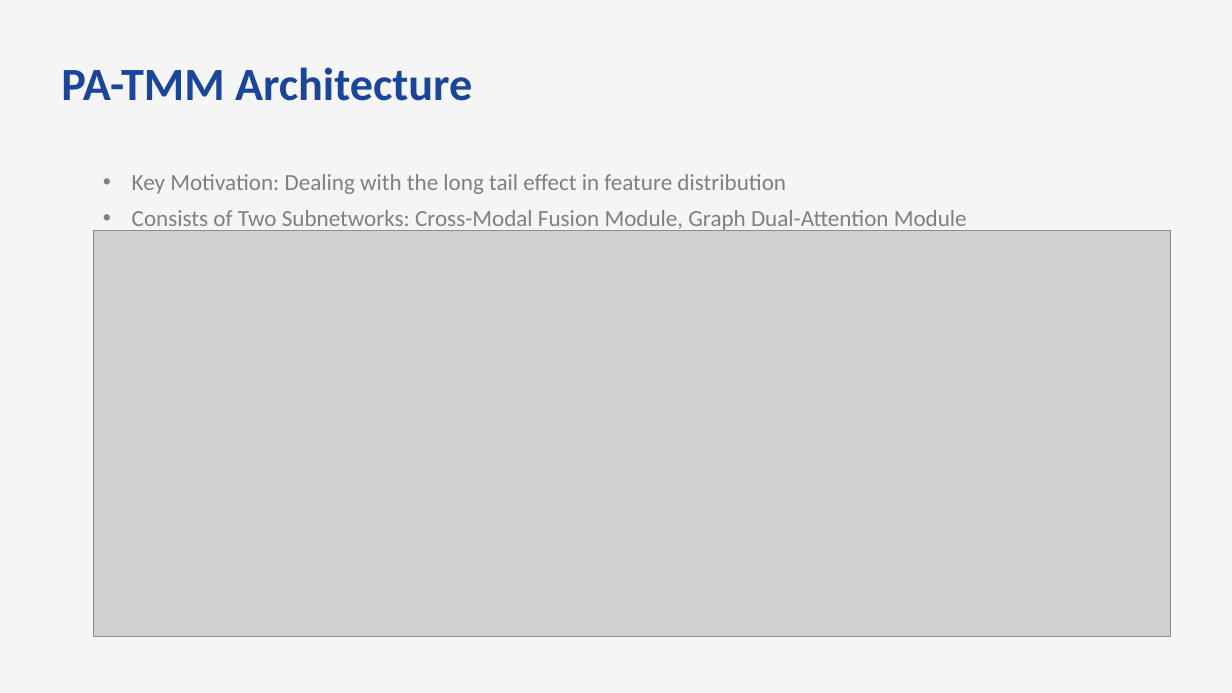
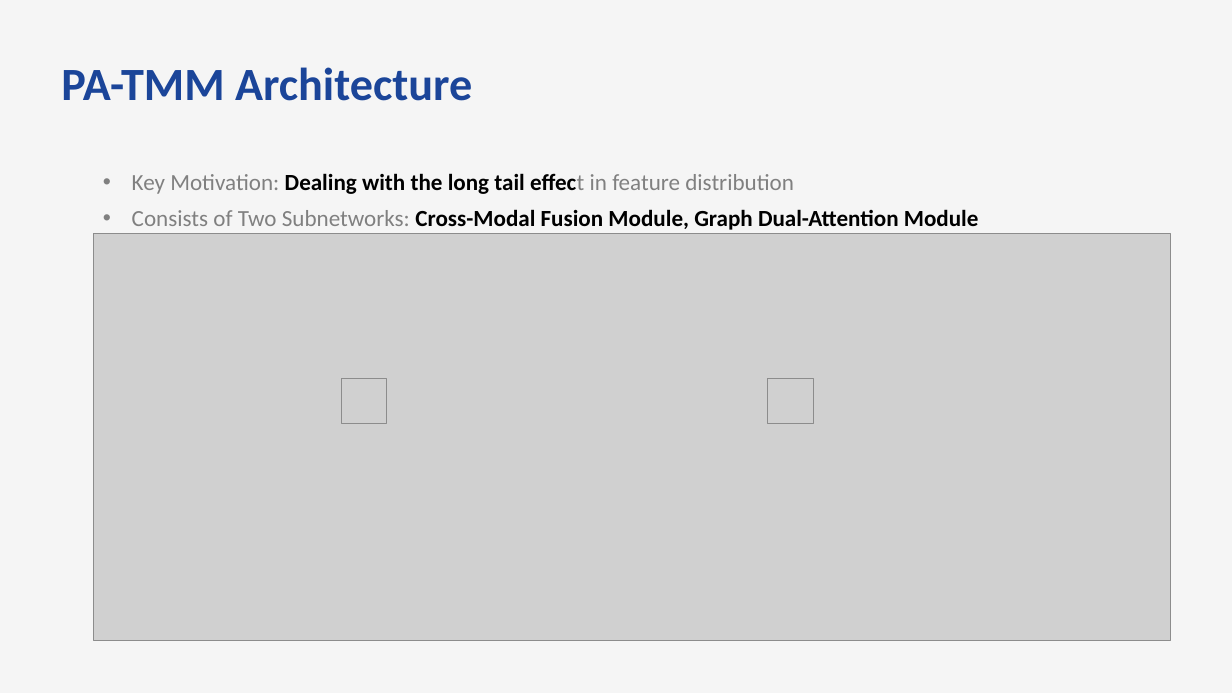
Before and after one commit to bts1991/study, a slide deck: slide 9 of 논문 Review/Others/paper_review.pptx. Drawn at 1232x693 pixels with LibreOffice and Linux fonts; fonts in the diff are those of the drawing; grey boxes stand for pictures. Boxes give left, top, right and bottom in pixels: in the first picture for what was removed or moved away, otherwise in the second. Text is boxed around its words. In the diff, an @@ line names an element or a change of style, - is before the commit and + after.

```diff
--- a/논문 Review/Others/paper_review.pptx
+++ b/논문 Review/Others/paper_review.pptx
@@ text "Key Motivation: Dealing with the ..." at [132, 173, 979, 230]: text colour #808080 to #000000, bold on in "Dealing with the long tail effect", "Cross-Modal Fusion Module, Graph Dual-Attention Module" @@
@@ picture: place and size @@
-picture at [93, 230, 1171, 637]
+picture at [93, 234, 1171, 640]
@@ picture added at [341, 379, 386, 424] @@
@@ picture added at [768, 379, 813, 424] @@
```
Also in this commit, not shown: 13 other slides changed, 9 slides added.
